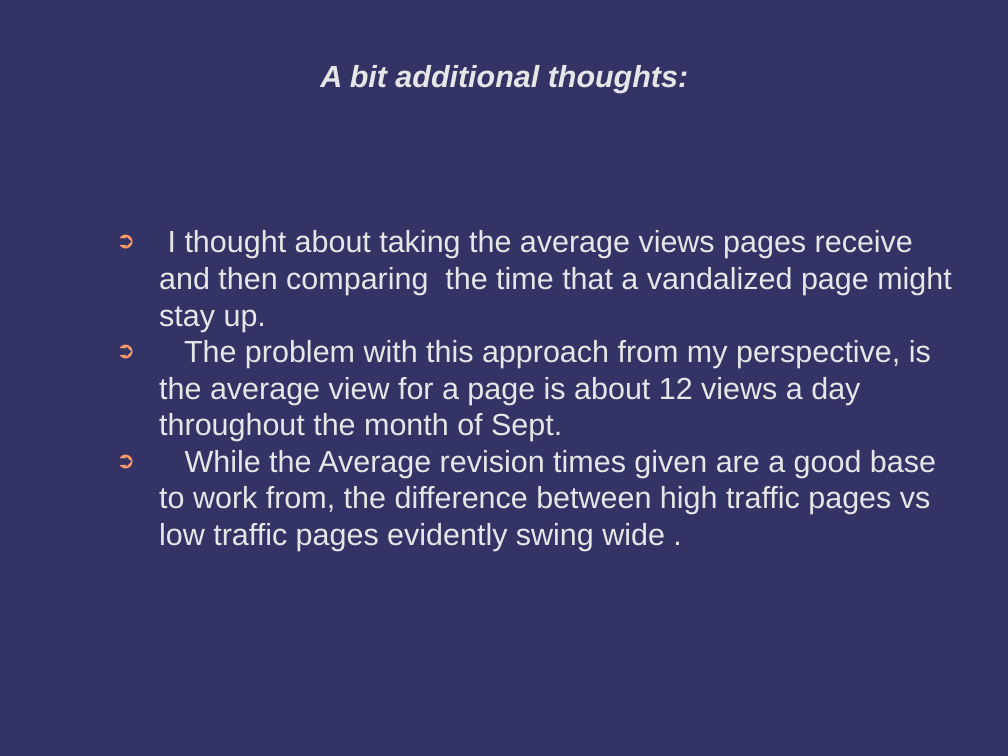
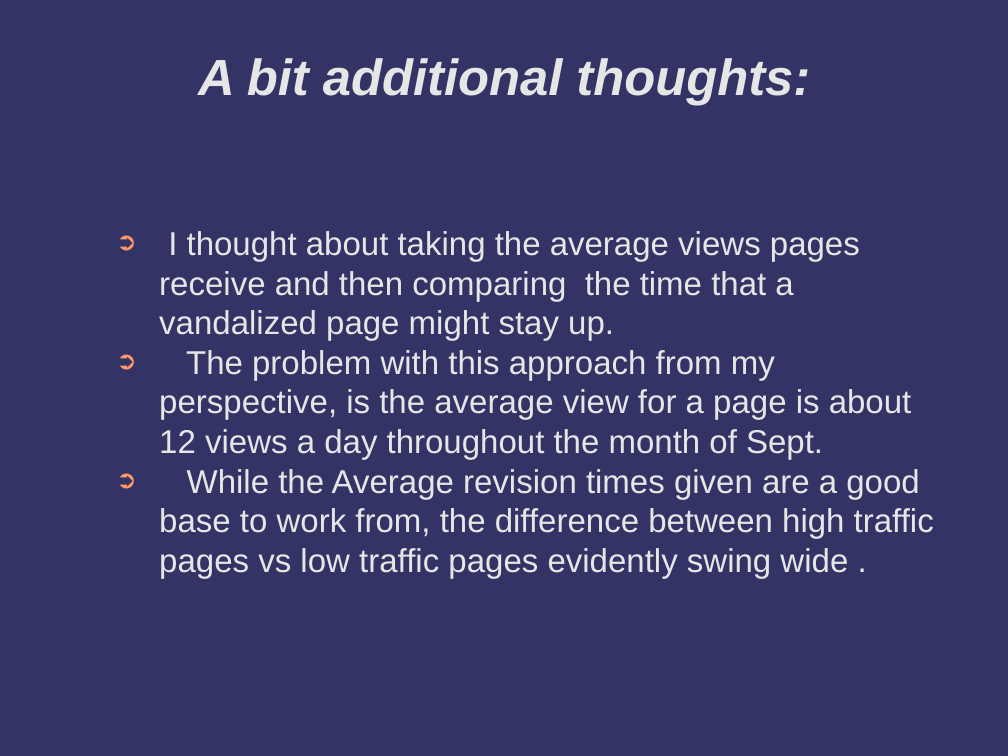
Before and after one commit to TMickle/Project1, a slide deck: slide 23 of project1.odp. Drawn at 1008x756 pixels with LibreOffice and Linux fonts; fonts in the diff are those of the drawing; background and template pictures are left out. Boxes give left, top, right and bottom in pixels: in the first picture for what was removed or moved away, otherwise in the second. Text is boxed around its words. In the diff, an @@ line names an element or a change of style, - is before the commit and + after.

Commit message:
added pdf format powerpoint

```diff
--- a/project1.odp
+++ b/project1.odp
@@ title "A bit additional thoughts:" at (198,58,810,105): size 24 to 40 pt @@
@@ text "I thought about taking the ..." at (159,231,934,578): size 24 to 26 pt @@
```
Also in this commit, not shown: 21 other slides changed, 1 slide added, 1 slide removed, 2 other files.
